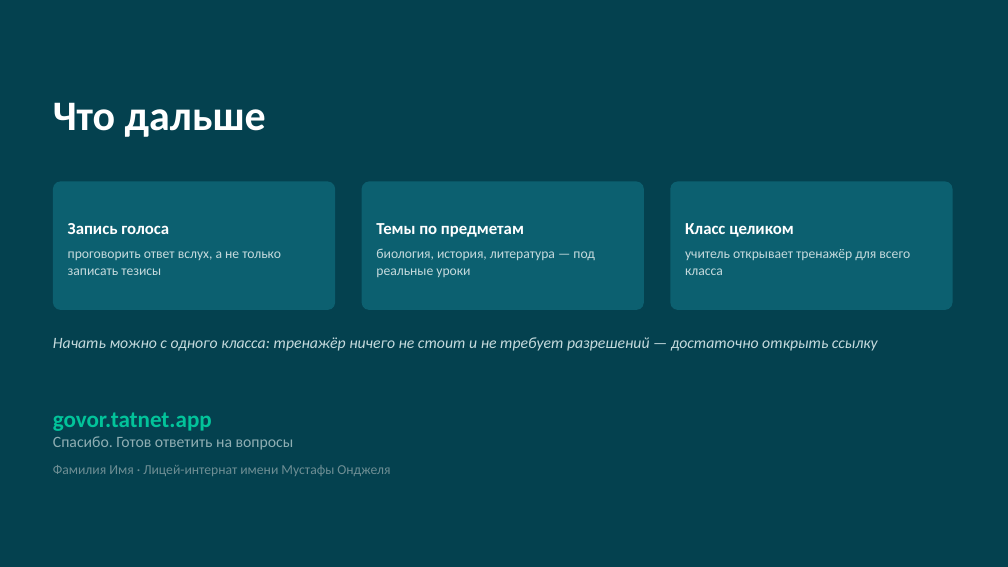
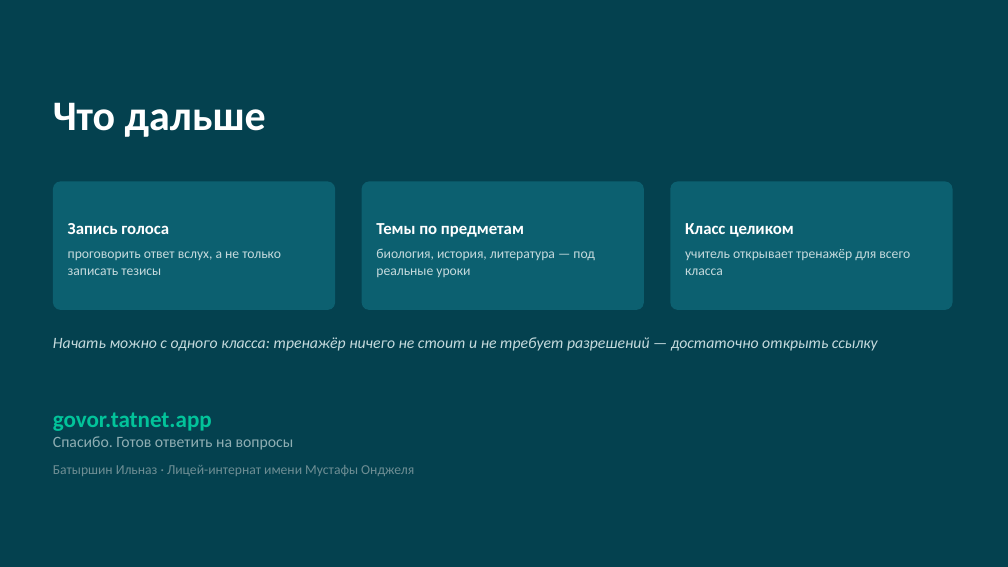
Before and after one commit to amirfazulen-byte/project, a slide deck: slide 6 of deck/Спокойно у доски.pptx. Drawn at 1008x567 pixels with LibreOffice and Linux fonts; fonts in the diff are those of the drawing. Boxes give left, top, right and bottom in pixels: in the first picture for what was removed or moved away, otherwise in the second. Text is boxed around its words. In the diff, an @@ line names an element or a change of style, - is before the commit and + after.

```diff
--- a/deck/Спокойно у доски.pptx
+++ b/deck/Спокойно у доски.pptx
@@ text at (53, 465, 414, 476): text changed @@
-Фамилия Имя · Лицей-интернат имени Мустафы Онджеля
+Батыршин Ильназ · Лицей-интернат имени Мустафы Онджеля
```
Also in this commit, not shown: 1 other slide changed, 1 other file.
